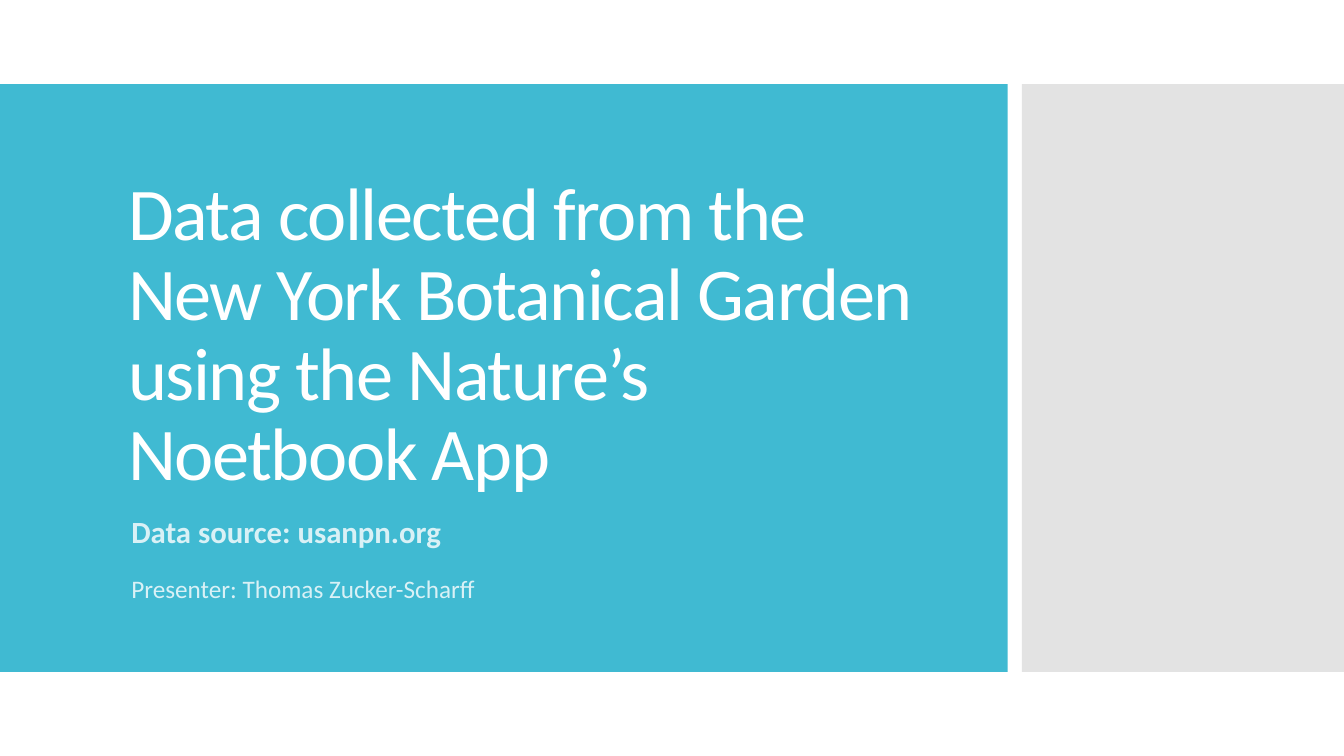
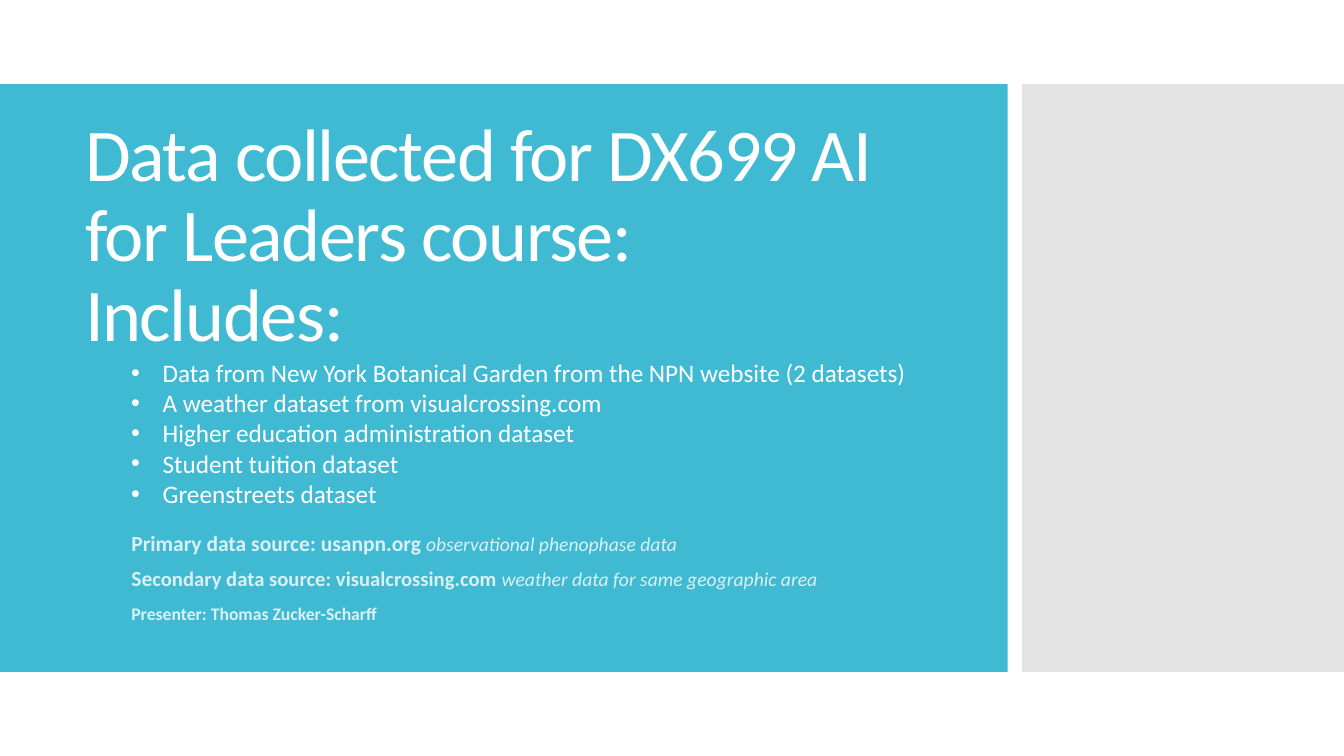
Before and after one commit to tzucker02/presentation4699w5, a slide deck: slide 1 of usanpn dataset presentation for dx699 week 5.pptx. Drawn at 1344x756 pixels with LibreOffice and Linux fonts; fonts in the diff are those of the drawing. Boxes give left, top, right and bottom in pixels: in the first picture for what was removed or moved away, otherwise in the second. Text is boxed around its words. In the diff, an @@ line names an element or a change of style, - is before the commit and + after.

Commit message:
update ppt

```diff
--- a/usanpn dataset presentation for dx699 week 5.pptx
+++ b/usanpn dataset presentation for dx699 week 5.pptx
@@ title at box(85, 129, 872, 342): text changed @@
-Data collected from the New York Botanical Garden using the Nature’s Noetbook App
+Data collected for DX699 AI for Leaders course:
+Includes:
@@ text added at box(163, 364, 905, 503), 18 pt, text #FFFFFF @@
+• Data from New York Botanical Garden from the NPN website (2 datasets)
+• A weather dataset from visualcrossing.com
+• Higher education administration dataset
+• Student tuition dataset
+• Greenstreets dataset
@@ subtitle at box(131, 536, 817, 620): text changed; size 18 to 14 pt; bold on @@
-Data source: usanpn.org
-Presenter: Thomas Zucker-Scharff
+Primary data source: usanpn.org observational phenophase data
+Secondary data source: visualcrossing.com weather data for same geographic area
+Presenter: Thomas Zucker-Scharff
```
Also in this commit, not shown: 6 other slides changed, 4 slides added.
